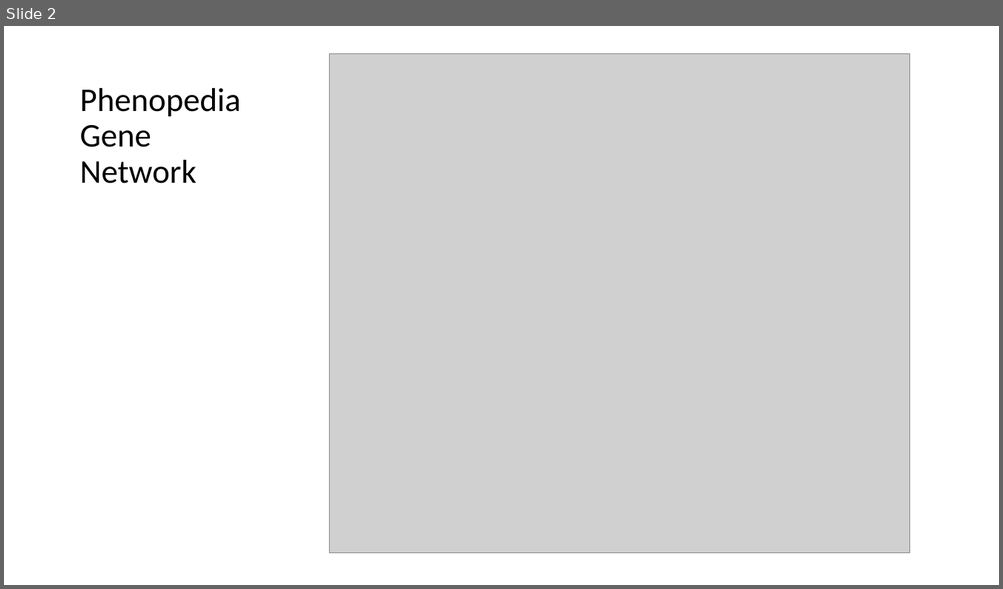
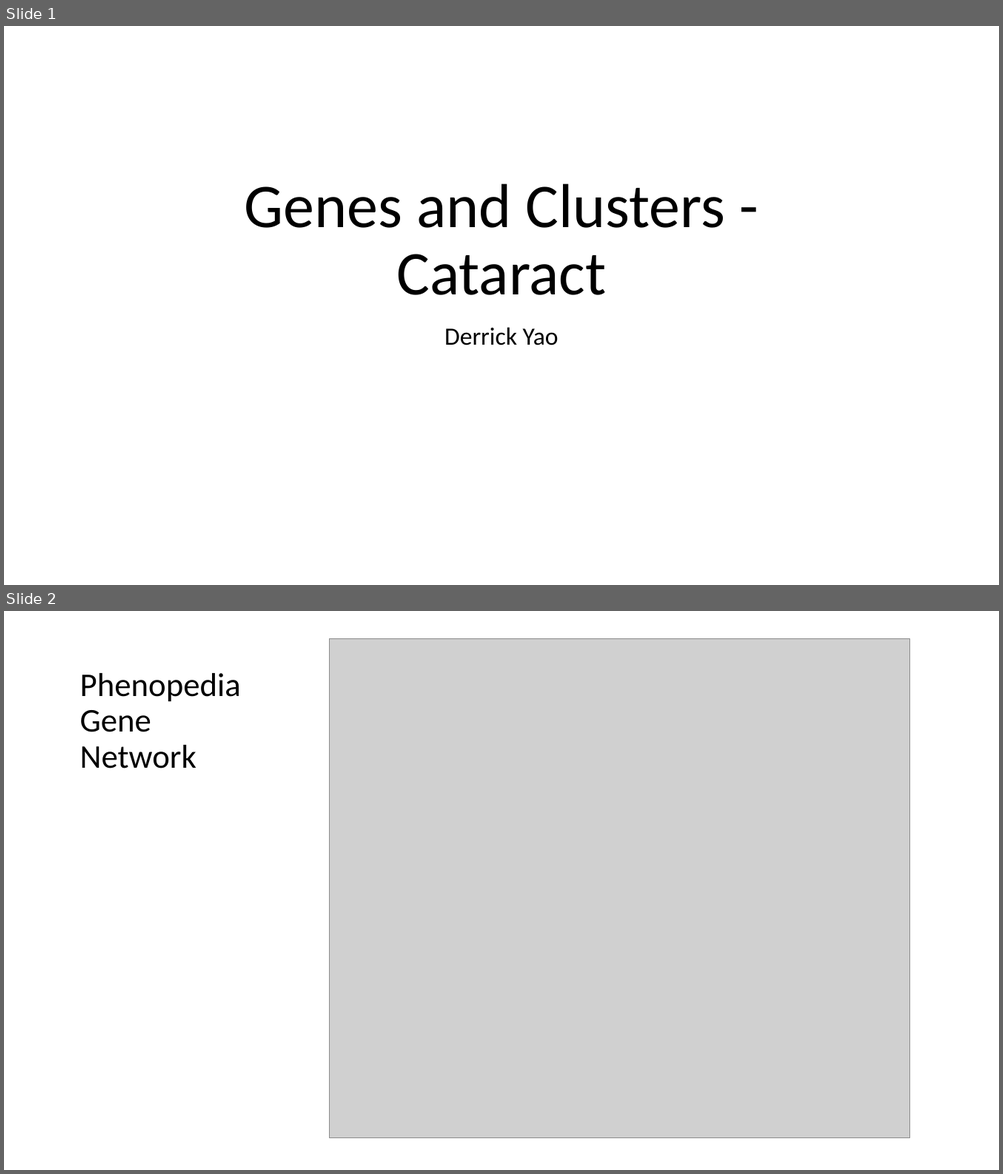
Before and after one commit to dyaom/REHS-2019, a slide deck: all the important files.pptx. Shown one above the other, each under a label of ours: slide 2 before the commit, slides 1 and 2 after it. The pictures are 1003x589 and 1003x1174 pixels, drawn with LibreOffice and Linux fonts; fonts in the diff are those of the drawing; grey boxes stand for pictures. Boxes give left, top, right and bottom in pixels: in the first picture for what was removed or moved away, otherwise in the second. Text is boxed around its words. In the diff, an @@ line names an element or a change of style, - is before the commit and + after.

```diff
--- a/all the important files.pptx
+++ b/all the important files.pptx
@@ slide 1 added at (4,26,999,585), background #FFFFFF @@
@@ title added at (244,184,726,295), 60 pt, text #000000 @@
+Genes and Clusters - Cataract
@@ subtitle added at (444,327,558,346), 24 pt, text #000000 @@
+Derrick Yao
```
Also in this commit, not shown: 2 slides changed, 4 other slides added, 1 slide removed, 5 other files.
